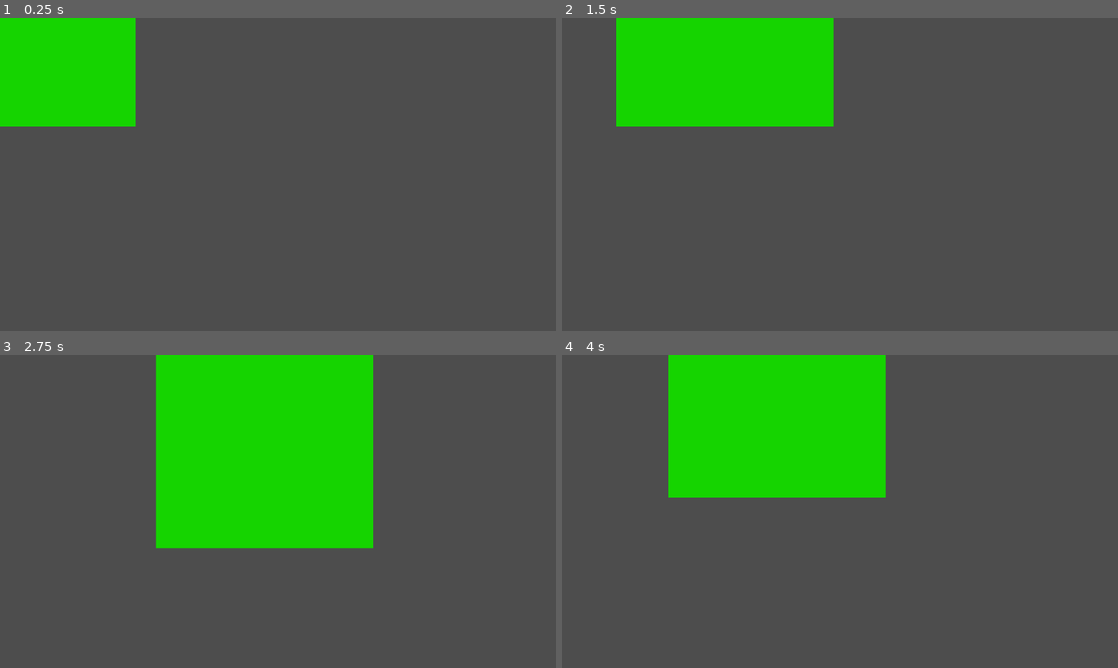
Above: before the commit, frames 1-4 (two rows, left to right).
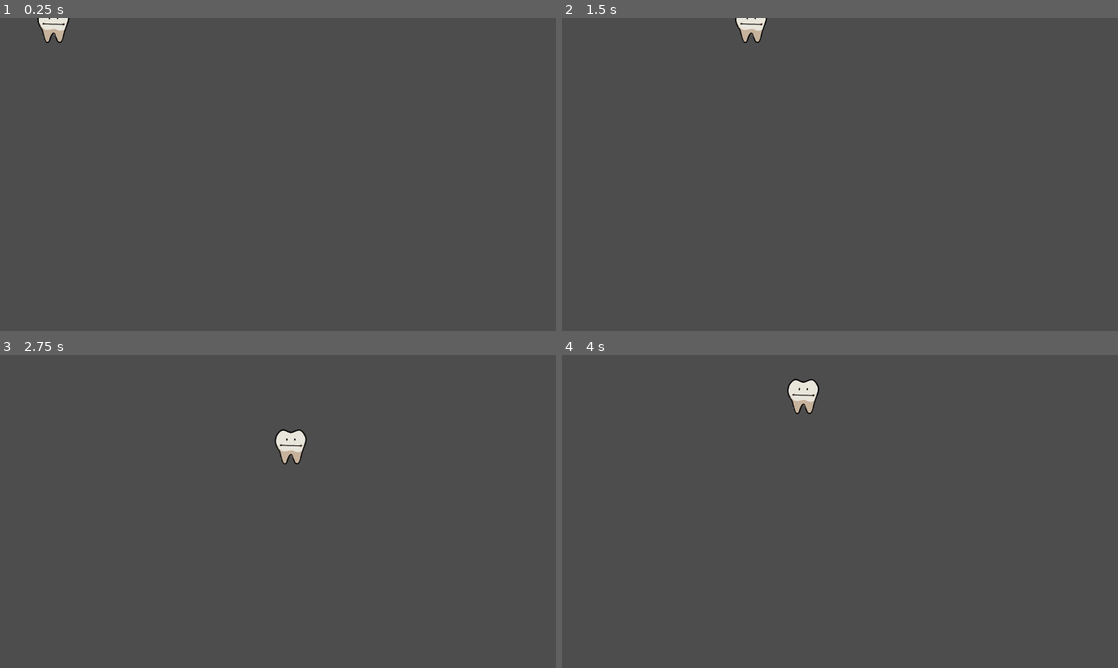
Above: after the commit, the same moments.

Repository: Mapachana/GlobalGameJam2024
Game: Godot game, scene res://escenas/personajes.tscn
The game is run twice, just before and just after one commit, with the same random seed, the same clock (stepped at 60 frames per second) and the same inputs.
Inputs (mouse positions are in pixels of both pictures, inside the frame that each line leads up to):
- Up to frame 1 (0.25 s): no input
- Up to frame 2 (1.5 s): move the mouse to (962, 158) at 0.52 s; press the mouse at (962, 158) at 0.53 s; move the mouse to (728, 190) at 1.27 s; release the mouse at (728, 190) at 1.28 s; click (728, 190) at 1.35 s
- Up to frame 3 (2.75 s): move the mouse to (333, 442) at 2.02 s; press the mouse at (333, 442) at 2.03 s
- Up to frame 4 (4 s): move the mouse to (812, 574) at 2.77 s; release the mouse at (812, 574) at 2.78 s; click (812, 574) at 2.85 s; move the mouse to (1006, 558) at 3.52 s; press the mouse at (1006, 558) at 3.53 s

The runs differ from the first frame. In frame 1, 8.5% of the frame differs, in the area x 0-25%, y 0-35%; in frame 2, 14%; in frame 3, 24%, in the area x 28-68%, y 0-62%; in frame 4, 18%.

Commit message:
Subo cambios

Diff:
--- a/escenas/personajes.gd
+++ b/escenas/personajes.gd
@@ -53,6 +53,12 @@
 			target = Vector2(cos(angulo), sin(angulo))*RADIO
 
 		velocity = (target - position).normalized() * SPEED
+
+		if (velocity.x < 0):
+			print("A izquierda")
+		else:
+			print("a derecha")
+
 		move_and_slide()
 
 		# Si se esta infectado se inicia la cuenta atras para morir
--- a/escenas/personajes.tscn
+++ b/escenas/personajes.tscn
@@ -1,10 +1,98 @@
-[gd_scene load_steps=5 format=3 uid="uid://bfy0n0xf8xlch"]
+[gd_scene load_steps=12 format=3 uid="uid://bfy0n0xf8xlch"]
 
-[ext_resource type="Texture2D" uid="uid://c4q7psiec8ile" path="res://graficos/rectanguloverde.png" id="1_74cae"]
 [ext_resource type="Script" path="res://escenas/personajes.gd" id="1_bsgrh"]
+[ext_resource type="Texture2D" uid="uid://chmcwn0q3txew" path="res://graficos/MuelaSpritesheet.png" id="2_hg1ia"]
 
 [sub_resource type="RectangleShape2D" id="RectangleShape2D_xm1st"]
 size = Vector2(578, 598)
+
+[sub_resource type="Animation" id="Animation_8duw2"]
+resource_name = "quieta"
+tracks/0/type = "value"
+tracks/0/imported = false
+tracks/0/enabled = true
+tracks/0/path = NodePath("Sprite2D:frame")
+tracks/0/interp = 1
+tracks/0/loop_wrap = true
+tracks/0/keys = {
+"times": PackedFloat32Array(0, 0.5),
+"transitions": PackedFloat32Array(1, 1),
+"update": 1,
+"values": [0, 0]
+}
+
+[sub_resource type="Animation" id="Animation_q8wbv"]
+length = 0.001
+tracks/0/type = "value"
+tracks/0/imported = false
+tracks/0/enabled = true
+tracks/0/path = NodePath("Sprite2D:frame")
+tracks/0/interp = 1
+tracks/0/loop_wrap = true
+tracks/0/keys = {
+"times": PackedFloat32Array(0),
+"transitions": PackedFloat32Array(1),
+"update": 1,
+"values": [0]
+}
+
+[sub_resource type="Animation" id="Animation_sy2tb"]
+resource_name = "andar"
+tracks/0/type = "value"
+tracks/0/imported = false
+tracks/0/enabled = true
+tracks/0/path = NodePath("Sprite2D:frame")
+tracks/0/interp = 1
+tracks/0/loop_wrap = true
+tracks/0/keys = {
+"times": PackedFloat32Array(0, 0.5),
+"transitions": PackedFloat32Array(1, 1),
+"update": 1,
+"values": [2, 3]
+}
+
+[sub_resource type="Animation" id="Animation_4gegl"]
+resource_name = "risa_lengua"
+tracks/0/type = "value"
+tracks/0/imported = false
+tracks/0/enabled = true
+tracks/0/path = NodePath("Sprite2D:frame")
+tracks/0/interp = 1
+tracks/0/loop_wrap = true
+tracks/0/keys = {
+"times": PackedFloat32Array(0, 0.6),
+"transitions": PackedFloat32Array(1, 1),
+"update": 1,
+"values": [4, 5]
+}
+
+[sub_resource type="Animation" id="Animation_0qu0w"]
+resource_name = "risa"
+
+[sub_resource type="Animation" id="Animation_s8n5m"]
+resource_name = "muerto"
+tracks/0/type = "value"
+tracks/0/imported = false
+tracks/0/enabled = true
+tracks/0/path = NodePath("Sprite2D:frame")
+tracks/0/interp = 1
+tracks/0/loop_wrap = true
+tracks/0/keys = {
+"times": PackedFloat32Array(-0.2, 0),
+"transitions": PackedFloat32Array(1, 1),
+"update": 1,
+"values": [8, 6]
+}
+
+[sub_resource type="AnimationLibrary" id="AnimationLibrary_e4ig2"]
+_data = {
+"RESET": SubResource("Animation_q8wbv"),
+"andar": SubResource("Animation_sy2tb"),
+"muerto": SubResource("Animation_s8n5m"),
+"quieta": SubResource("Animation_8duw2"),
+"risa": SubResource("Animation_0qu0w"),
+"risa_lengua": SubResource("Animation_4gegl")
+}
 
 [sub_resource type="CircleShape2D" id="CircleShape2D_05lwe"]
 radius = 856.468
@@ -18,9 +106,14 @@
 shape = SubResource("RectangleShape2D_xm1st")
 
 [node name="Sprite2D" type="Sprite2D" parent="."]
-texture = ExtResource("1_74cae")
+texture = ExtResource("2_hg1ia")
+hframes = 2
+vframes = 4
 
 [node name="AnimationPlayer" type="AnimationPlayer" parent="."]
+libraries = {
+"": SubResource("AnimationLibrary_e4ig2")
+}
 
 [node name="Area2D" type="Area2D" parent="."]
 
Binary file added: graficos/MuelaSpritesheet.png
Not shown, added: graficos/MuelaSpritesheet.png.import
Binary file removed: graficos/Muela_andando_1.png
Binary file removed: graficos/Muela_andando_2.png
Binary file removed: graficos/Muela_muerte.png
Binary file removed: graficos/Muela_parada_1.png
Binary file removed: graficos/Muela_parada_2.png
Binary file removed: graficos/Muela_riendo_1.png
Binary file removed: graficos/Muela_riendo_1bis.png
Binary file removed: graficos/Muela_riendo_2.png
Binary file removed: graficos/Muela_riendo_2bis.png
